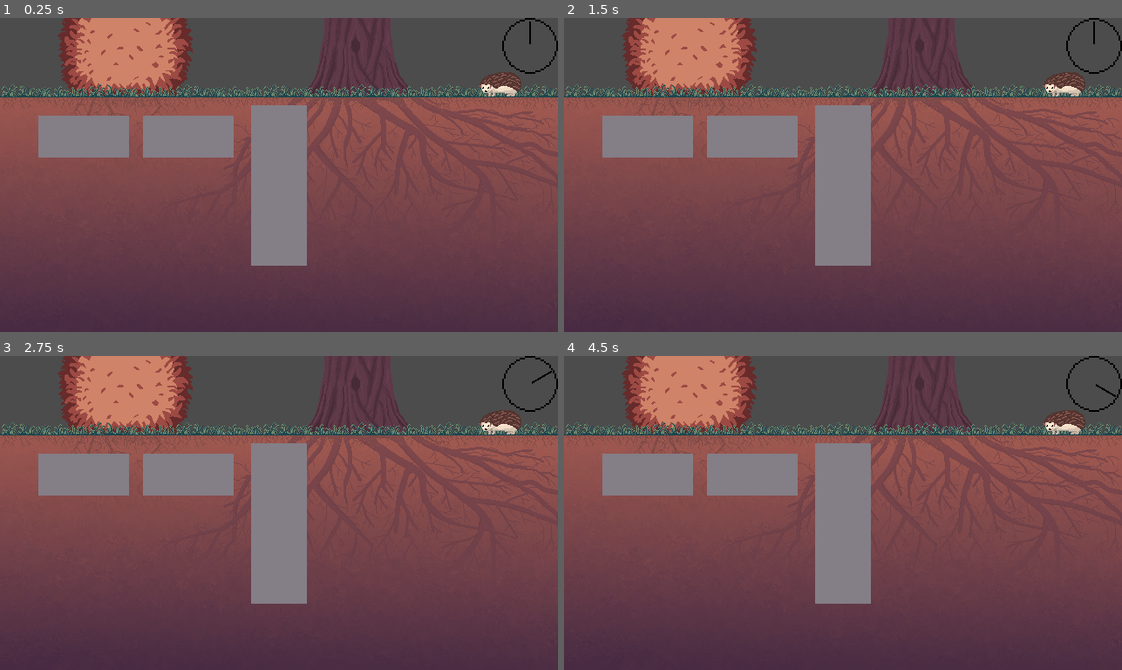
Above: before the commit, frames 1-4 (two rows, left to right).
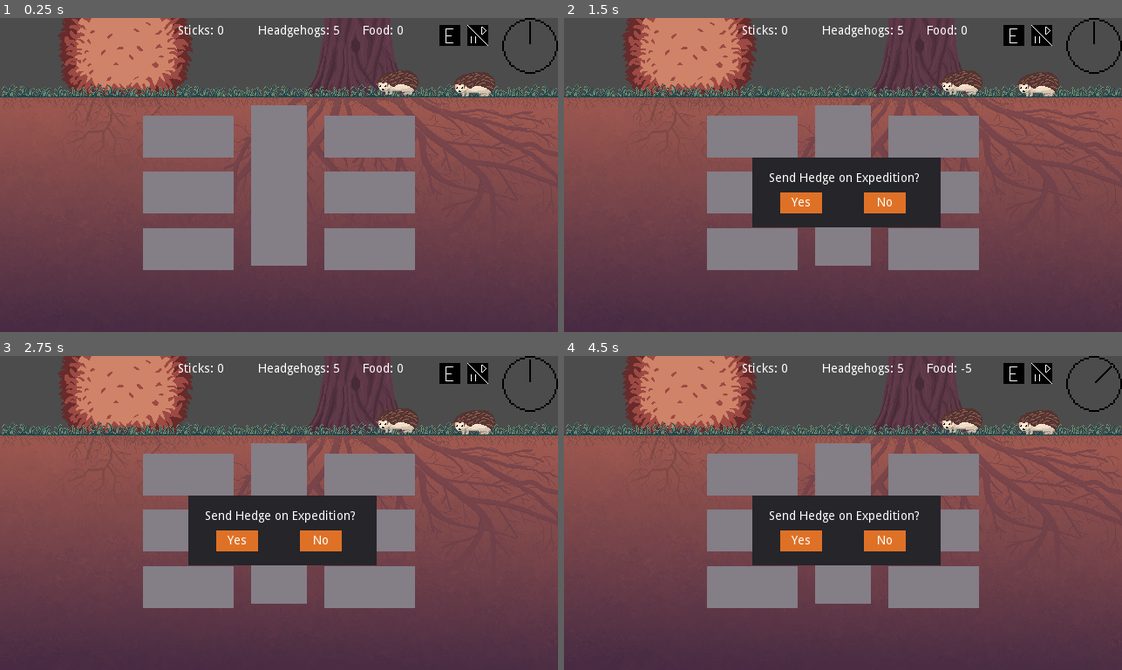
Above: after the commit, the same moments.

Repository: Soleod/G_CozyAutumnGameJam
Game: Godot game, scene res://Scenes/World.tscn
Two runs of this game, one before a commit and one after it. Both use one fixed random seed, a clock stepped at 60 frames per second and the inputs below.
Inputs (mouse positions are in pixels of both pictures, inside the frame that each line leads up to):
- Up to frame 1 (0.25 s): no input
- Up to frame 2 (1.5 s): click (1043, 36) at 0.52 s; click (1015, 36) at 1.27 s
- Up to frame 3 (2.75 s): click (234, 541) at 2 s, where only the run after the commit has a clickable "Yes"
- Up to frame 4 (4.5 s): click (887, 541) at 2.75 s, where only the run after the commit has a clickable "No"; click (1015, 374) at 3.52 s; click (1015, 374) at 4.27 s

The runs differ from the first frame. In frame 1, 15% of the frame differs, in the area x 6-94%, y 2-81%; in frame 2, 20%; in frame 3, 20%; in frame 4, 20%, in the area x 6-99%, y 2-81%.

Commit message:
Second Commit of Headhog

Diff:
--- a/Scenes/BuildingGrid.gd
+++ b/Scenes/BuildingGrid.gd
@@ -1,5 +1,51 @@
 extends Node
+
+var roomDict: Dictionary
+
+var combinedFoodProduction = 0
+var combinedLodging = 0
 
 # Called when the node enters the scene tree for the first time.
 func _ready():
-	pass # Replace with function body.
+	GameManager.connect("game_tick", self, "_on_GameManager_game_tick")
+	for room in self.get_children():
+		roomDict[room.name] = room
+		print(roomDict[room.name].visible)
+
+func _on_GameManager_game_tick():
+	print("grid tick")
+	var tmpFoodProdution = 0
+	for room in self.get_children():
+		tmpFoodProdution += room.foodProduction
+	combinedFoodProduction = tmpFoodProdution
+	GameManager.food += combinedFoodProduction - GameManager.hedgehogs
+	print(GameManager.hedgehogs)
+	print(combinedFoodProduction)
+	print(GameManager.food)
+
+
+func EnableRoom(roomName: String):
+	roomDict[roomName].show()
+
+func _on_RoomL12_enable_next_room():
+	EnableRoom("RoomL11")
+
+
+func _on_RoomL22_enable_next_room():
+	EnableRoom("RoomL21")
+
+
+func _on_RoomL32_enable_next_room():
+	EnableRoom("RoomL31")
+
+
+func _on_RoomR11_enable_next_room():
+	EnableRoom("RoomR12")
+
+
+func _on_RoomR21_enable_next_room():
+	EnableRoom("RoomR22")
+
+
+func _on_RoomR31_enable_next_room():
+	EnableRoom("RoomR32")
--- a/Scenes/Clock.gd
+++ b/Scenes/Clock.gd
@@ -4,7 +4,7 @@
 
 func _ready():
 	clockPointer = $ClockPointer
-	GameManager.connect("game_tick", self, "_on_GameManager_game_tick")
+	GameManager.connect("clock_tick", self, "_on_GameManager_game_tick")
 
 func _on_GameManager_game_tick():
-	clockPointer.rect_rotation += 60
+	clockPointer.rect_rotation += 45
--- /dev/null
+++ b/Scenes/ExpeditionButton.gd
@@ -0,0 +1,34 @@
+extends TextureButton
+
+
+# Declare member variables here. Examples:
+# var a = 2
+# var b = "text"
+
+var outsidePanel: Panel
+var insidePanel: Panel
+
+# Called when the node enters the scene tree for the first time.
+func _ready():
+	outsidePanel = $CanvasLayer/OutsidePanel
+	insidePanel = $CanvasLayer/OutsidePanel/InsidePanel
+
+
+func _pressed():
+	match GameManager.currentGameState:
+		GameManager.GameState.RUNNING:
+			GameManager.ChangeGameState(GameManager.GameState.EXPEDITION)
+			insidePanel.show()
+			outsidePanel.show()
+		GameManager.GameState.PAUSED:
+			GameManager.ChangeGameState(GameManager.GameState.EXPEDITION)
+			insidePanel.show()
+			outsidePanel.show()
+
+func _on_OutsidePanel_gui_input(event):
+	if event is InputEventMouseButton:
+		if event.button_index == BUTTON_LEFT and event.pressed:
+			print("Outside Exp")
+			insidePanel.hide()
+			outsidePanel.hide()
+			GameManager.ChangeGameState(GameManager.GameState.RUNNING)
--- /dev/null
+++ b/Scenes/FoodCounter.gd
@@ -0,0 +1,11 @@
+extends Label
+
+
+# Called when the node enters the scene tree for the first time.
+func _ready():
+	GameManager.connect("game_tick", self, "_on_GameManager_game_tick")
+	self.text = "Food: " + String(GameManager.food)
+
+
+func _on_GameManager_game_tick():
+	self.text = "Food: " + String(GameManager.food)
--- a/Scenes/GameManager.gd
+++ b/Scenes/GameManager.gd
@@ -3,13 +3,23 @@
 enum GameState {
 	RUNNING,
 	PAUSED,
-	BUILDING
+	BUILDING,
+	EXPEDITION
 }
 
 var currentGameState: int
 var gameTickTimer: Timer
+var PauseButton: TextureButton
+
+var food: int = 0
+var sticks: int = 0
+var lodging: int = 0
+var hedgehogs: int = 5
+
+var hour: int = 0
 
 signal game_tick
+signal clock_tick
 signal state_change(currentGameState)
 
 func _ready():
@@ -18,7 +28,7 @@
 	gameTickTimer = Timer.new()
 	add_child(gameTickTimer)
 	gameTickTimer.connect("timeout", self, "_on_Timer_timeout")
-	gameTickTimer.set_wait_time(2.0)
+	gameTickTimer.set_wait_time(0.8)
 	gameTickTimer.set_one_shot(false)
 	gameTickTimer.start()
 
@@ -28,17 +38,26 @@
 			if event is InputEventKey:
 				if event.pressed and event.scancode == KEY_SPACE:
 					ChangeGameState(GameState.PAUSED)
-					emit_signal("state_change", currentGameState)
+
 		GameState.PAUSED:
 			if event is InputEventKey:
 				if event.pressed and event.scancode == KEY_SPACE:
 					ChangeGameState(GameState.RUNNING)
-					emit_signal("state_change", currentGameState)
+
 
 func ChangeGameState(newGameState):
 	print(currentGameState, " -> ", newGameState)
 	currentGameState = newGameState
+	emit_signal("state_change", currentGameState)
 
 func _on_Timer_timeout():
 	if currentGameState == GameState.RUNNING:
-		emit_signal("game_tick")
+		if(hour == 0):
+			hour += 1
+			emit_signal("clock_tick")
+			emit_signal("game_tick")
+		else:
+			hour += 1
+			if hour == 24:
+				hour = 0
+			emit_signal("clock_tick")
--- /dev/null
+++ b/Scenes/HeadgehogsCounter.gd
@@ -0,0 +1,10 @@
+extends Label
+
+
+func _ready():
+	GameManager.connect("game_tick", self, "_on_GameManager_game_tick")
+	self.text = "Headgehogs: " + String(GameManager.food)
+
+
+func _on_GameManager_game_tick():
+	self.text = "Headgehogs: " + String(GameManager.hedgehogs)
--- /dev/null
+++ b/Scenes/HedgehogsCounter.gd
@@ -0,0 +1,10 @@
+extends Label
+
+
+func _ready():
+	GameManager.connect("game_tick", self, "_on_GameManager_game_tick")
+	self.text = "Headgehogs: " + String(GameManager.hedgehogs)
+
+
+func _on_GameManager_game_tick():
+	self.text = "Headgehogs: " + String(GameManager.hedgehogs)
--- /dev/null
+++ b/Scenes/PausePlayButton.gd
@@ -0,0 +1,9 @@
+extends TextureButton
+
+
+func _pressed():
+	match GameManager.currentGameState:
+		GameManager.GameState.RUNNING:
+			GameManager.ChangeGameState(GameManager.GameState.PAUSED)
+		GameManager.GameState.PAUSED:
+			GameManager.ChangeGameState(GameManager.GameState.RUNNING)
--- a/Scenes/Room.gd
+++ b/Scenes/Room.gd
@@ -3,6 +3,12 @@
 var buildingPanel: Panel
 var outsidePanel: Panel
 var roomSprite: Sprite
+
+var foodProduction: int = 0
+var cost: int = 0
+var lodging: int = 0
+
+signal enable_next_room
 
 func _ready():
 	buildingPanel = $CanvasLayer/OutsidePanel/BuildingPanel
@@ -29,28 +35,30 @@
 			outsidePanel.hide()
 			GameManager.ChangeGameState(GameManager.GameState.RUNNING)
 
-
-func _on_BuildingPanel_gui_input(event):
-	if event is InputEventMouseButton:
-		if event.button_index == BUTTON_LEFT and event.pressed:
-			print("Building")
-
-func _on_Building_build_room(buildingName, buildingTexture):
+func BuildRoom(buildingTexture: StreamTexture):
 	roomSprite.texture = buildingTexture
 	buildingPanel.hide()
 	outsidePanel.hide()
 	GameManager.ChangeGameState(GameManager.GameState.RUNNING)
+	emit_signal("enable_next_room")
 
 
-func _on_Building2_build_room(buildingName, buildingTexture):
-	roomSprite.texture = buildingTexture
-	buildingPanel.hide()
-	outsidePanel.hide()
-	GameManager.ChangeGameState(GameManager.GameState.RUNNING)
+func _on_BuildingEmpty_build_room(buildingName, buildingTexture):
+	BuildRoom(buildingTexture)
+	foodProduction = 0
+	cost = 0
+	lodging = 0
 
 
-func _on_Building3_build_room(buildingName, buildingTexture):
-	roomSprite.texture = buildingTexture
-	buildingPanel.hide()
-	outsidePanel.hide()
-	GameManager.ChangeGameState(GameManager.GameState.RUNNING)
+func _on_BuildingFood_build_room(buildingName, buildingTexture):
+	BuildRoom(buildingTexture)
+	foodProduction = 1
+	cost = 10
+	lodging = 0
+
+
+func _on_BuildingSleep_build_room(buildingName, buildingTexture):
+	BuildRoom(buildingTexture)
+	foodProduction = 0
+	cost = 10
+	lodging = 5
--- a/Scenes/Room.tscn
+++ b/Scenes/Room.tscn
@@ -40,14 +40,14 @@
 margin_bottom = 168.0
 color = Color( 0.568627, 0.439216, 0.192157, 1 )
 
-[node name="Building" type="Panel" parent="CanvasLayer/OutsidePanel/BuildingPanel"]
+[node name="BuildingEmpty" type="Panel" parent="CanvasLayer/OutsidePanel/BuildingPanel"]
 margin_left = 44.0
 margin_top = 16.0
 margin_right = 140.0
 margin_bottom = 152.0
 script = ExtResource( 3 )
 
-[node name="TextureRect" type="TextureRect" parent="CanvasLayer/OutsidePanel/BuildingPanel/Building"]
+[node name="TextureRect" type="TextureRect" parent="CanvasLayer/OutsidePanel/BuildingPanel/BuildingEmpty"]
 margin_left = 8.0
 margin_top = 40.0
 margin_right = 110.0
@@ -56,14 +56,14 @@
 texture = ExtResource( 2 )
 stretch_mode = 1
 
-[node name="Button" type="Button" parent="CanvasLayer/OutsidePanel/BuildingPanel/Building"]
+[node name="Button" type="Button" parent="CanvasLayer/OutsidePanel/BuildingPanel/BuildingEmpty"]
 margin_left = 8.0
 margin_top = 104.0
 margin_right = 88.0
 margin_bottom = 124.0
 text = "Build"
 
-[node name="Label" type="Label" parent="CanvasLayer/OutsidePanel/BuildingPanel/Building"]
+[node name="Label" type="Label" parent="CanvasLayer/OutsidePanel/BuildingPanel/BuildingEmpty"]
 margin_left = 8.0
 margin_top = 8.0
 margin_right = 88.0
@@ -72,14 +72,14 @@
 align = 1
 valign = 1
 
-[node name="Building2" type="Panel" parent="CanvasLayer/OutsidePanel/BuildingPanel"]
+[node name="BuildingFood" type="Panel" parent="CanvasLayer/OutsidePanel/BuildingPanel"]
 margin_left = 172.0
 margin_top = 16.0
 margin_right = 268.0
 margin_bottom = 152.0
 script = ExtResource( 3 )
 
-[node name="TextureRect" type="TextureRect" parent="CanvasLayer/OutsidePanel/BuildingPanel/Building2"]
+[node name="TextureRect" type="TextureRect" parent="CanvasLayer/OutsidePanel/BuildingPanel/BuildingFood"]
 margin_left = 8.0
 margin_top = 40.0
 margin_right = 110.0
@@ -88,14 +88,14 @@
 texture = ExtResource( 4 )
 stretch_mode = 1
 
-[node name="Button" type="Button" parent="CanvasLayer/OutsidePanel/BuildingPanel/Building2"]
+[node name="Button" type="Button" parent="CanvasLayer/OutsidePanel/BuildingPanel/BuildingFood"]
 margin_left = 8.0
 margin_top = 104.0
 margin_right = 88.0
 margin_bottom = 124.0
 text = "Build"
 
-[node name="Label" type="Label" parent="CanvasLayer/OutsidePanel/BuildingPanel/Building2"]
+[node name="Label" type="Label" parent="CanvasLayer/OutsidePanel/BuildingPanel/BuildingFood"]
 margin_left = 8.0
 margin_top = 8.0
 margin_right = 88.0
@@ -104,14 +104,14 @@
 align = 1
 valign = 1
 
-[node name="Building3" type="Panel" parent="CanvasLayer/OutsidePanel/BuildingPanel"]
+[node name="BuildingSleep" type="Panel" parent="CanvasLayer/OutsidePanel/BuildingPanel"]
 margin_left = 300.0
 margin_top = 16.0
 margin_right = 396.0
 margin_bottom = 152.0
 script = ExtResource( 3 )
 
-[node name="TextureRect" type="TextureRect" parent="CanvasLayer/OutsidePanel/BuildingPanel/Building3"]
+[node name="TextureRect" type="TextureRect" parent="CanvasLayer/OutsidePanel/BuildingPanel/BuildingSleep"]
 margin_left = 8.0
 margin_top = 40.0
 margin_right = 110.0
@@ -120,14 +120,14 @@
 texture = ExtResource( 5 )
 stretch_mode = 1
 
-[node name="Button" type="Button" parent="CanvasLayer/OutsidePanel/BuildingPanel/Building3"]
+[node name="Button" type="Button" parent="CanvasLayer/OutsidePanel/BuildingPanel/BuildingSleep"]
 margin_left = 8.0
 margin_top = 104.0
 margin_right = 88.0
 margin_bottom = 124.0
 text = "Build"
 
-[node name="Label" type="Label" parent="CanvasLayer/OutsidePanel/BuildingPanel/Building3"]
+[node name="Label" type="Label" parent="CanvasLayer/OutsidePanel/BuildingPanel/BuildingSleep"]
 margin_left = 8.0
 margin_top = 8.0
 margin_right = 88.0
@@ -137,10 +137,9 @@
 valign = 1
 
 [connection signal="gui_input" from="CanvasLayer/OutsidePanel" to="." method="_on_OutsidePanel_gui_input"]
-[connection signal="gui_input" from="CanvasLayer/OutsidePanel/BuildingPanel" to="." method="_on_BuildingPanel_gui_input"]
-[connection signal="build_room" from="CanvasLayer/OutsidePanel/BuildingPanel/Building" to="." method="_on_Building_build_room"]
-[connection signal="pressed" from="CanvasLayer/OutsidePanel/BuildingPanel/Building/Button" to="CanvasLayer/OutsidePanel/BuildingPanel/Building" method="_on_Button_pressed"]
-[connection signal="build_room" from="CanvasLayer/OutsidePanel/BuildingPanel/Building2" to="." method="_on_Building2_build_room"]
-[connection signal="pressed" from="CanvasLayer/OutsidePanel/BuildingPanel/Building2/Button" to="CanvasLayer/OutsidePanel/BuildingPanel/Building2" method="_on_Button_pressed"]
-[connection signal="build_room" from="CanvasLayer/OutsidePanel/BuildingPanel/Building3" to="." method="_on_Building3_build_room"]
-[connection signal="pressed" from="CanvasLayer/OutsidePanel/BuildingPanel/Building3/Button" to="CanvasLayer/OutsidePanel/BuildingPanel/Building3" method="_on_Button_pressed"]
+[connection signal="build_room" from="CanvasLayer/OutsidePanel/BuildingPanel/BuildingEmpty" to="." method="_on_BuildingEmpty_build_room"]
+[connection signal="pressed" from="CanvasLayer/OutsidePanel/BuildingPanel/BuildingEmpty/Button" to="CanvasLayer/OutsidePanel/BuildingPanel/BuildingEmpty" method="_on_Button_pressed"]
+[connection signal="build_room" from="CanvasLayer/OutsidePanel/BuildingPanel/BuildingFood" to="." method="_on_BuildingFood_build_room"]
+[connection signal="pressed" from="CanvasLayer/OutsidePanel/BuildingPanel/BuildingFood/Button" to="CanvasLayer/OutsidePanel/BuildingPanel/BuildingFood" method="_on_Button_pressed"]
+[connection signal="build_room" from="CanvasLayer/OutsidePanel/BuildingPanel/BuildingSleep" to="." method="_on_BuildingSleep_build_room"]
+[connection signal="pressed" from="CanvasLayer/OutsidePanel/BuildingPanel/BuildingSleep/Button" to="CanvasLayer/OutsidePanel/BuildingPanel/BuildingSleep" method="_on_Button_pressed"]
--- /dev/null
+++ b/Scenes/StickCounter.gd
@@ -0,0 +1,10 @@
+extends Label
+
+
+func _ready():
+	GameManager.connect("game_tick", self, "_on_GameManager_game_tick")
+	self.text = "Sticks: " + String(GameManager.sticks)
+
+
+func _on_GameManager_game_tick():
+	self.text = "Sticks: " + String(GameManager.sticks)
--- a/Scenes/World.tscn
+++ b/Scenes/World.tscn
@@ -7,6 +7,15 @@
 [ext_resource path="res://Art/A_EmptyRoom.png" type="Texture" id=5]
 [ext_resource path="res://Art/A_Hedgehog.png" type="Texture" id=6]
 [ext_resource path="res://Scenes/Room.tscn" type="PackedScene" id=7]
+[ext_resource path="res://Art/A_Expedition_Button.png" type="Texture" id=8]
+[ext_resource path="res://Art/A_Pause_Play_Button.png" type="Texture" id=9]
+[ext_resource path="res://Scenes/PausePlayButton.gd" type="Script" id=10]
+[ext_resource path="res://Art/A_GreenRoom.png" type="Texture" id=11]
+[ext_resource path="res://Art/A_PopUpButton.png" type="Texture" id=12]
+[ext_resource path="res://Scenes/ExpeditionButton.gd" type="Script" id=13]
+[ext_resource path="res://Scenes/FoodCounter.gd" type="Script" id=14]
+[ext_resource path="res://Scenes/HedgehogsCounter.gd" type="Script" id=15]
+[ext_resource path="res://Scenes/StickCounter.gd" type="Script" id=16]
 
 [node name="Game" type="Node"]
 
@@ -19,19 +28,67 @@
 [node name="BuildingGrid" type="Node" parent="World"]
 script = ExtResource( 4 )
 
-[node name="Room" parent="World/BuildingGrid" instance=ExtResource( 7 )]
+[node name="RoomL11" parent="World/BuildingGrid" instance=ExtResource( 7 )]
+visible = false
 position = Vector2( 96, 136 )
-
-[node name="Room2" parent="World/BuildingGrid" instance=ExtResource( 7 )]
+rotation = 0.000433657
+
+[node name="RoomL12" parent="World/BuildingGrid" instance=ExtResource( 7 )]
 position = Vector2( 216, 136 )
 
-[node name="Shaft" type="Sprite" parent="World/BuildingGrid"]
+[node name="RoomL21" parent="World/BuildingGrid" instance=ExtResource( 7 )]
+visible = false
+position = Vector2( 96, 200 )
+
+[node name="RoomL22" parent="World/BuildingGrid" instance=ExtResource( 7 )]
+position = Vector2( 216, 200 )
+
+[node name="RoomL31" parent="World/BuildingGrid" instance=ExtResource( 7 )]
+visible = false
+position = Vector2( 96, 265 )
+
+[node name="RoomL32" parent="World/BuildingGrid" instance=ExtResource( 7 )]
+position = Vector2( 216, 265 )
+
+[node name="RoomR11" parent="World/BuildingGrid" instance=ExtResource( 7 )]
+position = Vector2( 424, 136 )
+rotation = 0.000433657
+
+[node name="RoomR12" parent="World/BuildingGrid" instance=ExtResource( 7 )]
+visible = false
+position = Vector2( 544, 136 )
+
+[node name="RoomR21" parent="World/BuildingGrid" instance=ExtResource( 7 )]
+position = Vector2( 424, 200 )
+
+[node name="RoomR22" parent="World/BuildingGrid" instance=ExtResource( 7 )]
+visible = false
+position = Vector2( 544, 200 )
+
+[node name="RoomR31" parent="World/BuildingGrid" instance=ExtResource( 7 )]
+position = Vector2( 424, 265 )
+
+[node name="RoomR32" parent="World/BuildingGrid" instance=ExtResource( 7 )]
+visible = false
+position = Vector2( 544, 265 )
+
+[node name="Shaft" type="Sprite" parent="World"]
 position = Vector2( 320, 192 )
 scale = Vector2( 0.627451, 4.38095 )
 texture = ExtResource( 5 )
 
 [node name="Sprite" type="Sprite" parent="World"]
-position = Vector2( 574, 74 )
+position = Vector2( 544, 74 )
+z_index = 1
+texture = ExtResource( 6 )
+
+[node name="Sprite2" type="Sprite" parent="World"]
+position = Vector2( 544, 74 )
+z_index = 1
+texture = ExtResource( 6 )
+
+[node name="Sprite3" type="Sprite" parent="World"]
+position = Vector2( 456, 72 )
 z_index = 1
 texture = ExtResource( 6 )
 
@@ -49,3 +106,111 @@
 margin_top = 184.0
 margin_right = 344.0
 margin_bottom = 200.0
+
+[node name="PausePlayButton" type="TextureButton" parent="UI"]
+margin_left = 536.0
+margin_top = 8.0
+margin_right = 560.0
+margin_bottom = 32.0
+focus_mode = 0
+enabled_focus_mode = 0
+texture_normal = ExtResource( 9 )
+texture_pressed = ExtResource( 11 )
+script = ExtResource( 10 )
+
+[node name="ExpeditionButton" type="TextureButton" parent="UI"]
+margin_left = 504.0
+margin_top = 8.0
+margin_right = 528.0
+margin_bottom = 32.0
+focus_mode = 0
+enabled_focus_mode = 0
+texture_normal = ExtResource( 8 )
+script = ExtResource( 13 )
+
+[node name="CanvasLayer" type="CanvasLayer" parent="UI/ExpeditionButton"]
+
+[node name="OutsidePanel" type="Panel" parent="UI/ExpeditionButton/CanvasLayer"]
+visible = false
+self_modulate = Color( 1, 1, 1, 0 )
+margin_right = 640.0
+margin_bottom = 360.0
+
+[node name="InsidePanel" type="Panel" parent="UI/ExpeditionButton/CanvasLayer/OutsidePanel"]
+margin_left = 216.0
+margin_top = 160.0
+margin_right = 432.0
+margin_bottom = 240.0
+
+[node name="Label" type="Label" parent="UI/ExpeditionButton/CanvasLayer/OutsidePanel/InsidePanel"]
+margin_left = 19.0
+margin_top = 17.0
+margin_right = 192.0
+margin_bottom = 31.0
+text = "Send Hedge on Expedition?"
+
+[node name="TextureButton" type="TextureButton" parent="UI/ExpeditionButton/CanvasLayer/OutsidePanel/InsidePanel"]
+margin_left = 32.0
+margin_top = 40.0
+margin_right = 80.0
+margin_bottom = 64.0
+texture_normal = ExtResource( 12 )
+
+[node name="Label" type="Label" parent="UI/ExpeditionButton/CanvasLayer/OutsidePanel/InsidePanel/TextureButton"]
+margin_right = 48.0
+margin_bottom = 24.0
+text = "Yes"
+align = 1
+valign = 1
+
+[node name="TextureButton2" type="TextureButton" parent="UI/ExpeditionButton/CanvasLayer/OutsidePanel/InsidePanel"]
+margin_left = 128.0
+margin_top = 40.0
+margin_right = 176.0
+margin_bottom = 64.0
+texture_normal = ExtResource( 12 )
+
+[node name="Label" type="Label" parent="UI/ExpeditionButton/CanvasLayer/OutsidePanel/InsidePanel/TextureButton2"]
+margin_right = 48.0
+margin_bottom = 24.0
+text = "No"
+align = 1
+valign = 1
+
+[node name="FoodCounter" type="Label" parent="UI"]
+margin_left = 416.0
+margin_top = 8.0
+margin_right = 456.0
+margin_bottom = 22.0
+text = "Food: 0"
+align = 1
+valign = 1
+script = ExtResource( 14 )
+
+[node name="HedgehogCounter" type="Label" parent="UI"]
+margin_left = 296.0
+margin_top = 8.0
+margin_right = 374.0
+margin_bottom = 22.0
+text = "Hedgehog: 0"
+align = 1
+valign = 1
+script = ExtResource( 15 )
+
+[node name="StickCounter" type="Label" parent="UI"]
+margin_left = 192.0
+margin_top = 8.0
+margin_right = 270.0
+margin_bottom = 22.0
+text = "Sticks: 0"
+align = 1
+valign = 1
+script = ExtResource( 16 )
+
+[connection signal="enable_next_room" from="World/BuildingGrid/RoomL12" to="World/BuildingGrid" method="_on_RoomL12_enable_next_room"]
+[connection signal="enable_next_room" from="World/BuildingGrid/RoomL22" to="World/BuildingGrid" method="_on_RoomL22_enable_next_room"]
+[connection signal="enable_next_room" from="World/BuildingGrid/RoomL32" to="World/BuildingGrid" method="_on_RoomL32_enable_next_room"]
+[connection signal="enable_next_room" from="World/BuildingGrid/RoomR11" to="World/BuildingGrid" method="_on_RoomR11_enable_next_room"]
+[connection signal="enable_next_room" from="World/BuildingGrid/RoomR21" to="World/BuildingGrid" method="_on_RoomR21_enable_next_room"]
+[connection signal="enable_next_room" from="World/BuildingGrid/RoomR31" to="World/BuildingGrid" method="_on_RoomR31_enable_next_room"]
+[connection signal="gui_input" from="UI/ExpeditionButton/CanvasLayer/OutsidePanel" to="UI/ExpeditionButton" method="_on_OutsidePanel_gui_input"]
Binary file added: Art/A_Expedition_Button.png
Not shown, added: Art/A_Expedition_Button.png.import
Binary file added: Art/A_Pause_Play_Button.aseprite
Binary file added: Art/A_Pause_Play_Button.png
Not shown, added: Art/A_Pause_Play_Button.png.import
Binary file added: Art/A_PopUpButton.png
Not shown, added: Art/A_PopUpButton.png.import
Not shown: 1 places in Scenes/World.tscn that only renumber resources
